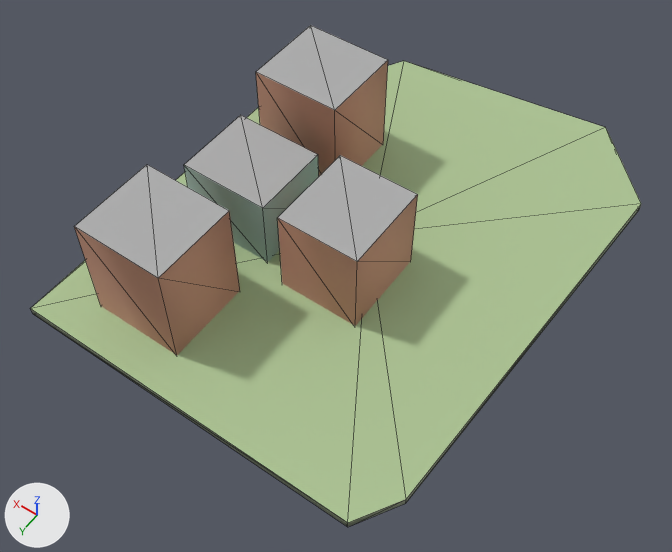
Two versions of the glTF model godot_project/remake/sky/islands/SKY-093.lod2.glb, one commit apart.
Before and after are seen from a camera (50 mm lens) standing at (-66.3, 102.2, 141.4) and looking at (0.8, 8.4, -6.0). Lighting does not change. The marker at lower left points along +X, +Y and +Z. The older version comes first. Mesh edges are drawn as thin lines. Vertices at exactly the same position are counted once.

In view in the first picture: 'buildings', 'deck', 'rock'.
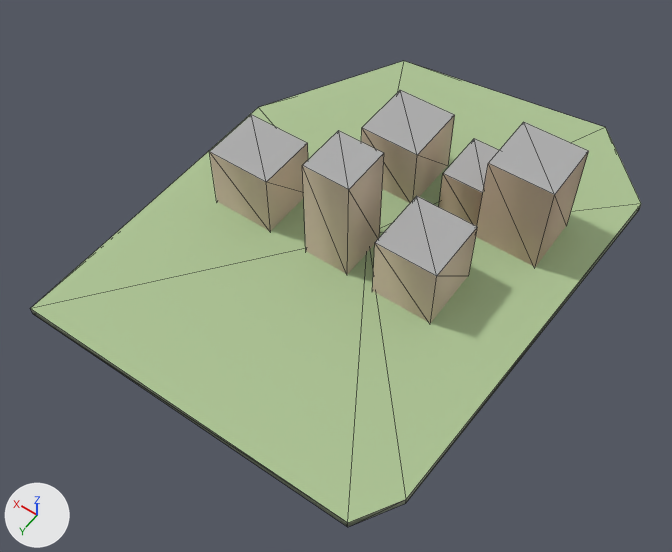
Edits to the scene script, one JSON object a line:
```json
{"block": "me_buildings", "where": "# used by ob_buildings; location = (0.0, 0.0, 0.0)"}
{"op": "remove", "block": "me_buildings", "code": "me_buildings.from_pydata(...)  # 32 vertices, 40 faces; spans x -11.7..29.8, y -23.4..43.7, z -0.5..22.6"}
{"op": "add", "block": "me_buildings", "code": "me_buildings.from_pydata(...)  # 48 vertices, 60 faces; spans x -32.1..29.2, y -26.0..11.1, z -0.5..23.7"}
{"block": "me_buildings", "change": "me_buildings part 1: the loose piece of 8 vertices spanning x -11.7..5.3, y 0.6..19.6, z -0.5..18.9 is scaled about its middle by (0.588, 0.579, 1.25), then moved by (4.6, -5.0, 2.4)"}
{"block": "me_buildings", "change": "me_buildings part 2: the loose piece of 8 vertices spanning x 10.8..29.8, y -23.4..-5.3, z -0.5..22.6 is scaled about its middle by (0.711, 0.75, 0.907), then moved by (-45.7, -4.4, -1.1)"}
{"block": "me_buildings", "change": "me_buildings part 3: the loose piece of 8 vertices spanning x 10.8..29.8, y 0.2..17.1, z -0.5..15.6 is scaled about its middle by (0.5, 0.706, 0.71), then moved by (-34.2, -28.1, -2.3)"}
{"block": "me_buildings", "change": "me_buildings part 4: the loose piece of 8 vertices spanning x 10.8..29.8, y 25.6..43.7, z -0.5..22.6 is scaled about its middle by (0.684, 0.778, 0.631), then moved by (-17.7, -53.6, -4.3)"}
{"block": "me_buildings", "change": "me_buildings part 5: the loose piece of 8 vertices spanning x 10.8..29.8, y 0.2..17.1, z -0.5..15.6 is copied, and the copy is scaled about its middle by (0.737, 0.765, 0.91), then moved by (2.0, -4.5, -0.7); it spans x 15.2..29.2, y -2.4..10.6, z -0.5..14.1"}
{"block": "me_buildings", "change": "me_buildings part 6: the loose piece of 8 vertices spanning x -11.7..5.3, y 0.6..19.6, z -0.5..18.9 is copied, and the copy is scaled about its middle by (0.765, 0.737, 0.753), then moved by (-12.9, -6.0, -2.4); it spans x -22.6..-9.7, y -2.9..11.1, z -0.5..14.1"}
```

What differs and where, as boxes [x1, y1, x2, y2] in the pictures (672 x 552 px; the box of a moved part takes in the faces that stretch with it):
```json
{"object": "buildings", "change": "reshaped", "before": [74, 25, 418, 355], "after": [209, 90, 589, 323], "on screen": "10% wider, 29% shorter"}
{"part": 1, "of": "me_buildings", "change": "moved or reshaped", "before": [278, 155, 418, 326], "after": [302, 130, 384, 274]}
{"part": 2, "of": "me_buildings", "change": "moved or reshaped", "before": [256, 25, 388, 176], "after": [476, 122, 589, 267]}
{"part": 3, "of": "me_buildings", "change": "moved or reshaped", "before": [184, 115, 319, 262], "after": [439, 139, 499, 226]}
{"part": 4, "of": "me_buildings", "change": "moved or reshaped", "before": [74, 165, 240, 355], "after": [361, 90, 455, 203]}
{"part": 5, "of": "me_buildings", "change": "added", "after": [209, 114, 308, 231]}
{"part": 6, "of": "me_buildings", "change": "added", "after": [372, 196, 478, 323]}
```
